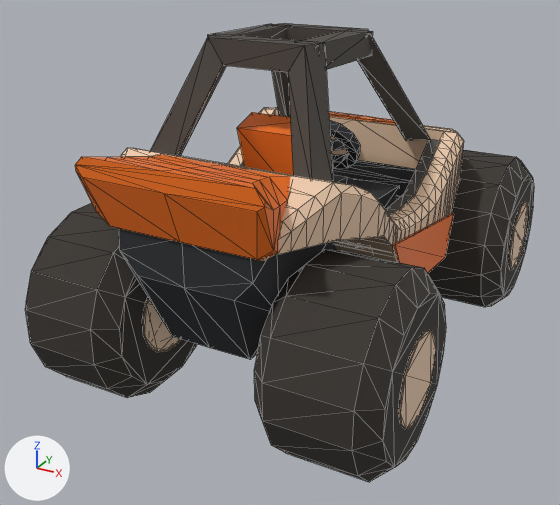
The glTF model models/cars/kum.glb as it was, and as the next commit left it.
Camera for both pictures: a 50 mm lens placed at (2.36, -4.84, 3.03), pointed at (-0.15, -0.27, 0.74). Every picture has the same lights, and +X, +Y and +Z are marked at lower left. The picture after the commit comes second. Mesh edges are drawn as thin lines. Vertices at exactly the same position are counted once.

The first picture shows 'body', 'wheel_FR', 'wheel_RL', 'wheel_RR'.
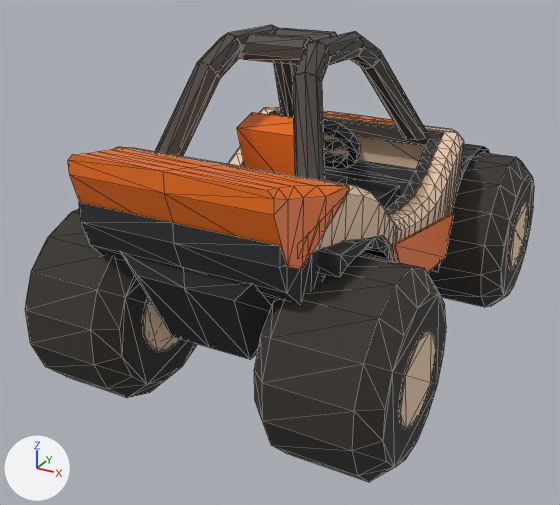
Boxes (x1, y1, x2, y2) around the edits, measured in the pictures (560 x 505 px; the box of a moved part takes in the faces that stretch with it):
'body', reshaped (8% wider)
    before: (75, 23, 464, 360)
    after: (68, 25, 489, 360)
part 1 of me_body, rebuilt (14% narrower, 20% shorter)
    before: (150, 37, 226, 156)
    after: (155, 61, 220, 156)
part 2 of me_body, rebuilt
    before: (272, 71, 290, 117)
    after: (198, 25, 297, 118)
part 3 of me_body, rebuilt (26% narrower, 22% shorter)
    before: (288, 43, 333, 182)
    after: (292, 72, 325, 180)
part 4 of me_body, rebuilt (81% wider)
    before: (357, 33, 430, 141)
    after: (293, 31, 426, 140)
part 5 of me_body, added (mostly hidden)
    after: (431, 144, 489, 272)
part 6 of me_body, added
    after: (318, 237, 393, 277)
part 7 of me_body, added
    after: (79, 203, 325, 304)
part 8 of me_body, added
    after: (274, 28, 337, 41)
part 9 of me_body, added
    after: (241, 33, 312, 65)
part 10 of me_body, deleted
    before: (208, 33, 325, 72)
part 11 of me_body, moved or reshaped
    before: (75, 148, 379, 261)
    after: (68, 111, 443, 270)
part 12 of me_body, deleted
    before: (207, 23, 373, 70)

What changed in the scene script:
```text
Change me_body:
    used by ob_body; location = (0.0, 0.0, 0.0)
    remove me_body.from_pydata(...)  # 760 vertices, 1428 faces; spans x -0.89..0.89, y -1.79..1.88, z 0.52..2.34
    add me_body.from_pydata(...)  # 1124 vertices, 2152 faces; spans x -0.89..0.89, y -1.79..1.88, z 0.52..2.34
    me_body part 1: the loose piece of 8 vertices spanning x -0.63..-0.22, y -1.23..-0.7, z 1.61..2.34 is rebuilt with 16 vertices and now spans x -0.58..-0.26, y -1.2..-0.78, z 1.61..2.2
    me_body part 2: the loose piece of 8 vertices spanning x -0.64..-0.21, y -0.06..0.76, z 1.49..2.31 is rebuilt with 57 vertices and now spans x -0.61..-0.22, y -0.9..0.73, z 1.49..2.34
    me_body part 3: the loose piece of 8 vertices spanning x 0.22..0.63, y -1.23..-0.7, z 1.61..2.34 is rebuilt with 16 vertices and now spans x 0.26..0.58, y -1.2..-0.78, z 1.61..2.2
    me_body part 4: the loose piece of 8 vertices spanning x 0.21..0.64, y -0.06..0.76, z 1.49..2.31 is rebuilt with 57 vertices and now spans x 0.22..0.61, y -0.9..0.73, z 1.49..2.34
    me_body part 5: a new loose piece of 42 vertices spanning x 0.38..0.85, y 0.39..1.86, z 0.53..1.29, in mat_dark (dark grey #2a2c30)
    me_body part 6: a new loose piece of 36 vertices spanning x 0.38..0.85, y -1.43..-0.42, z 0.72..1.38, in mat_dark (dark grey #2a2c30)
    me_body part 7: a new loose piece of 30 vertices spanning x -0.74..0.74, y -1.74..-1.38, z 1.1..1.51, in mat_dark (dark grey #2a2c30)
    me_body part 8: a new loose piece of 16 vertices spanning x -0.24..0.24, y -0.28..-0.12, z 2.16..2.32, in mat_cage (dark grey #4a4540)
    me_body part 9: a new loose piece of 16 vertices spanning x -0.24..0.24, y -0.63..-0.48, z 2.17..2.33, in mat_cage (dark grey #4a4540)
    me_body part 10: the loose piece of 8 vertices spanning x -0.38..0.38, y -0.86..-0.7, z 2.18..2.34 is deleted
    me_body part 11: 54 vertices moved from x -0.81..0.81, y -1.79..-1.09, z 1.31..1.81 to x -0.82..0.82, y -1.79..-1.09, z 1.31..1.81; 22 vertices removed from x -0.6..0.6, y -1.79..-1.21, z 1.44..1.81; 86 vertices added at x -0.79..0.79, y -1.79..0.66, z 1.11..1.81
    me_body part 12: 24 vertices removed from x -0.39..0.39, y -0.78..0.1, z 2.16..2.34
    other edits to the shape of me_body do not show in these pictures
```
